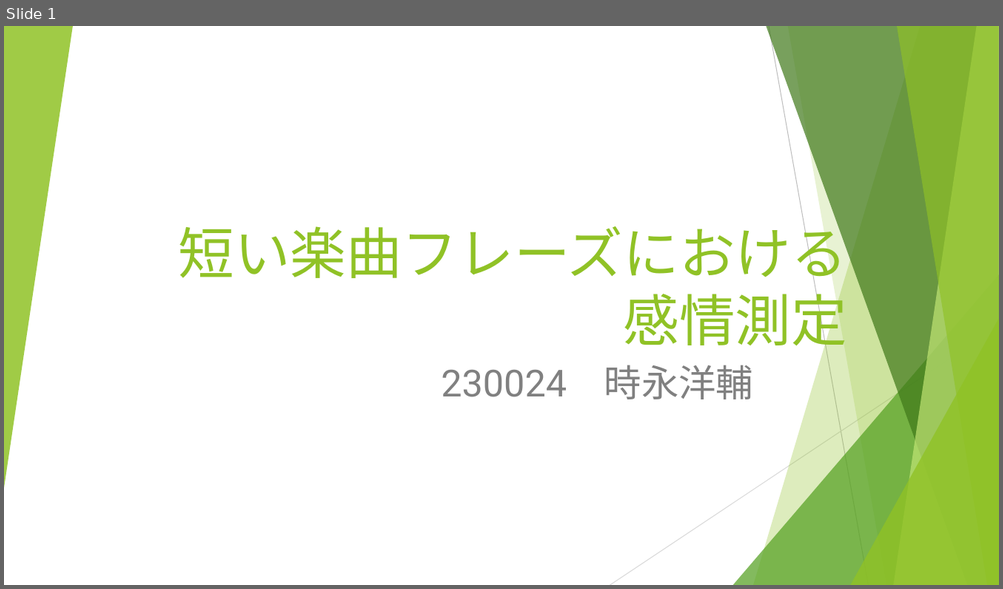
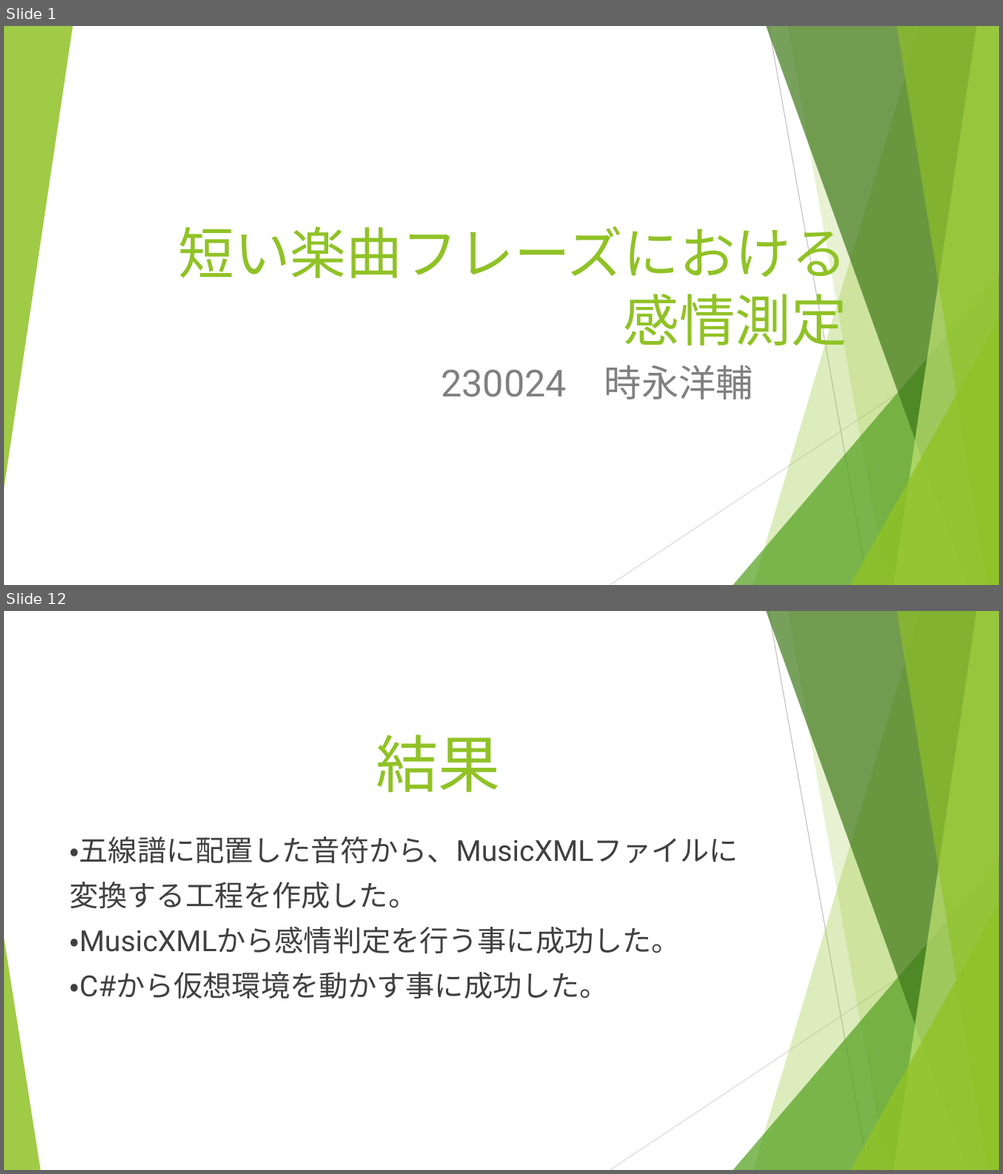
Before and after one commit to and12cant-ctrl/Music_Map_Exp, a slide deck: 発表用/発表用スライド.pptx. Shown one above the other, each under a label of ours: slide 1 before the commit, slides 1 and 12 after it; the slides between them are not shown. The pictures are 1003x589 and 1003x1174 pixels, drawn with LibreOffice and Linux fonts; fonts in the diff are those of the drawing. Boxes give left, top, right and bottom in pixels: in the first picture for what was removed or moved away, otherwise in the second. Text is boxed around its words. In the diff, an @@ line names an element or a change of style, - is before the commit and + after.

```diff
--- a/発表用/発表用スライド.pptx
+++ b/発表用/発表用スライド.pptx
@@ slide 12 added at (x1=4, y1=611, x2=999, y2=1170), background #FFFFFF; not listed: 9 template elements that a slide beside it also shows @@
@@ title added at (x1=376, y1=735, x2=501, y2=792), 60 pt, text #90C226 @@
+結果
@@ text added at (x1=69, y1=837, x2=738, y2=999), 28 pt, text #404040 @@
+・五線譜に配置した音符から、MusicXMLファイルに
+変換する工程を作成した。
+・MusicXMLから感情判定を行う事に成功した。
+・C#から仮想環境を動かす事に成功した。
@@ triangle added at (x1=4, y1=939, x2=40, y2=1170), fill #90C226 at 85% opacity @@
```
Also in this commit, not shown: 4 slides changed, 8 other slides added, 5 slides removed, 2 other files.
